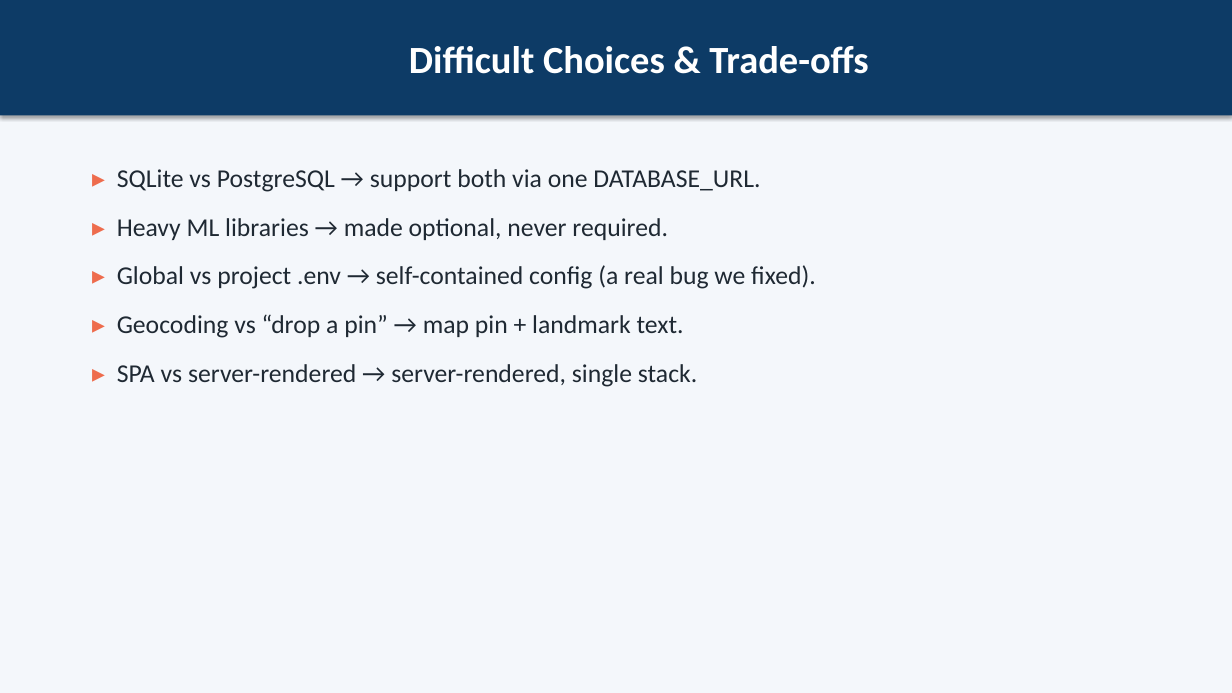
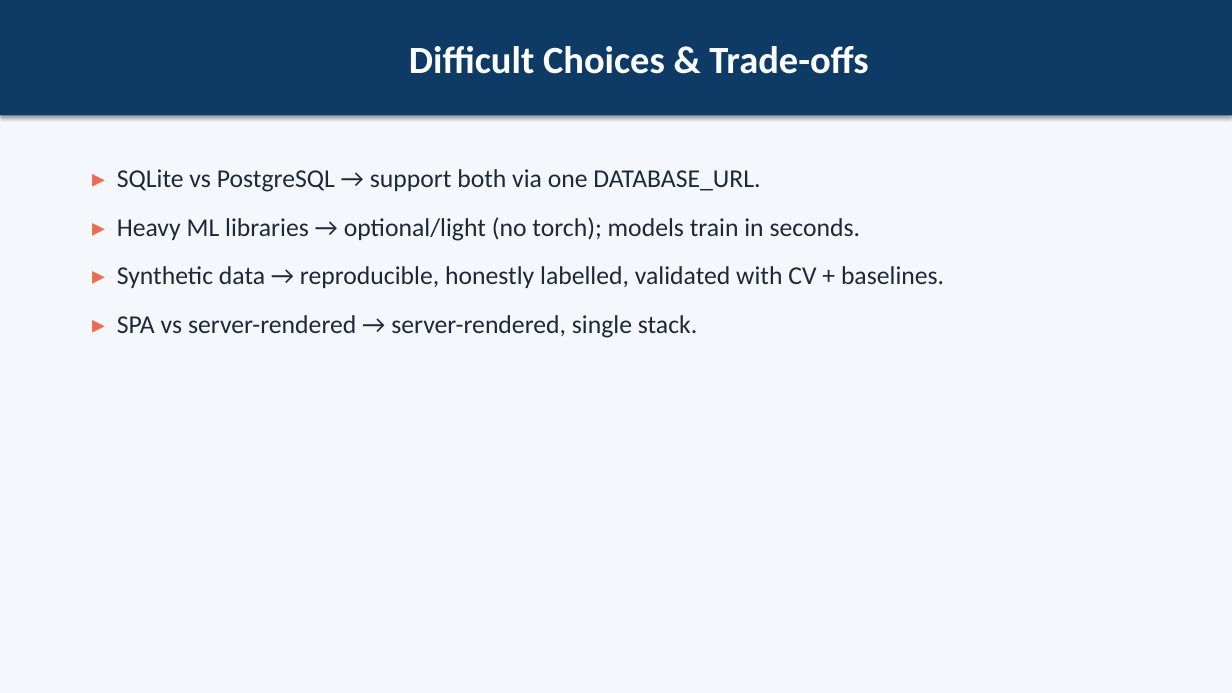
Before and after one commit to MahmoudHozayen1/CairoLogisticsAI, a slide deck: slide 20 of docs/presentation.pptx (slide 13 before the commit). Drawn at 1232x693 pixels with LibreOffice and Linux fonts; fonts in the diff are those of the drawing. Boxes give left, top, right and bottom in pixels: in the first picture for what was removed or moved away, otherwise in the second. Text is boxed around its words. In the diff, an @@ line names an element or a change of style, - is before the commit and + after.

```diff
--- a/docs/presentation.pptx
+++ b/docs/presentation.pptx
@@ text at (117, 217, 944, 288): text changed @@
-▸ Heavy ML libraries → made optional, never required.
-▸ Global vs project .env → self-contained config (a real bug we fixed).
-▸ Geocoding vs “drop a pin” → map pin + landmark text.
+▸ Heavy ML libraries → optional/light (no torch); models train in seconds.
+▸ Synthetic data → reproducible, honestly labelled, validated with CV + baselines.
```
Also in this commit, not shown: 3 other slides changed, 7 slides added, 5 other files.
